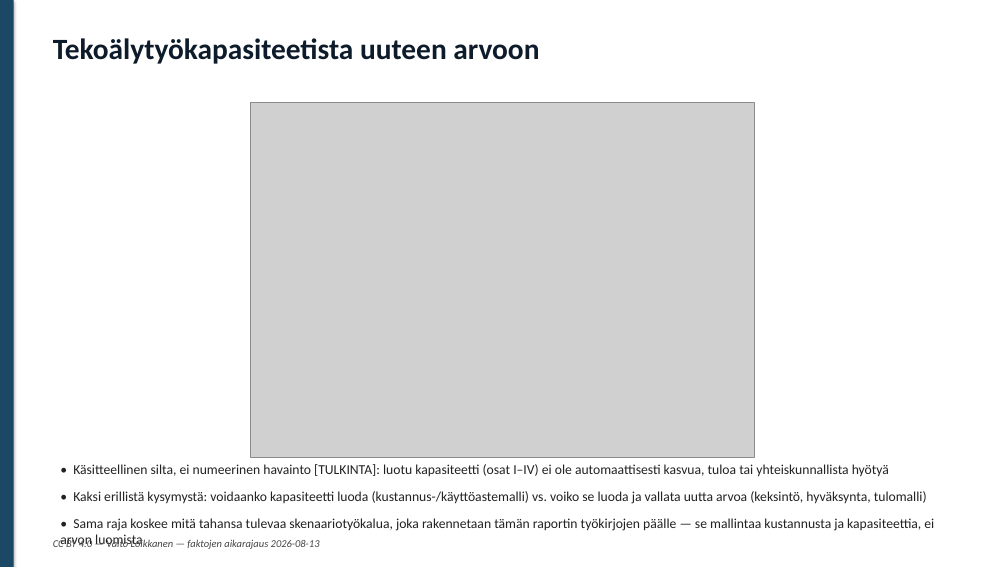
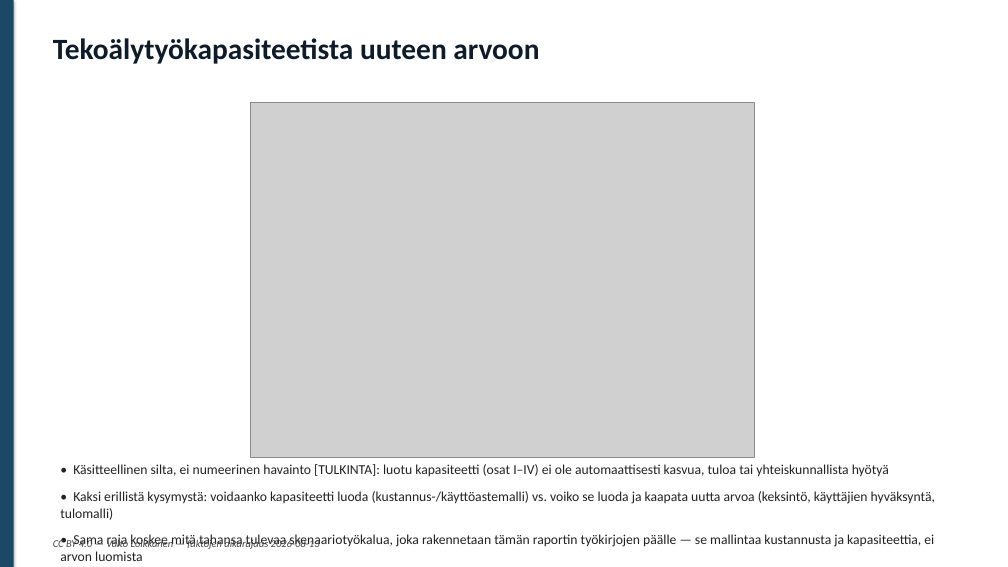
Before and after one commit to valto/tekoalytyokapasiteetin-vallankumous, a slide deck: slide 18 of 19-slide-deck.pptx. Drawn at 1008x567 pixels with LibreOffice and Linux fonts; fonts in the diff are those of the drawing; grey boxes stand for pictures. Boxes give left, top, right and bottom in pixels: in the first picture for what was removed or moved away, otherwise in the second. Text is boxed around its words. In the diff, an @@ line names an element or a change of style, - is before the commit and + after.

```diff
--- a/19-slide-deck.pptx
+++ b/19-slide-deck.pptx
@@ text at [60,491,935,520]: text changed @@
-• Kaksi erillistä kysymystä: voidaanko kapasiteetti luoda (kustannus-/käyttöastemalli) vs. voiko se luoda ja vallata uutta arvoa (keksintö, hyväksynta, tulomalli)
+• Kaksi erillistä kysymystä: voidaanko kapasiteetti luoda (kustannus-/käyttöastemalli) vs. voiko se luoda ja kaapata uutta arvoa (keksintö, käyttäjien hyväksyntä, tulomalli)
```
Also in this commit, not shown: 1 other slide changed, 41 other files.
